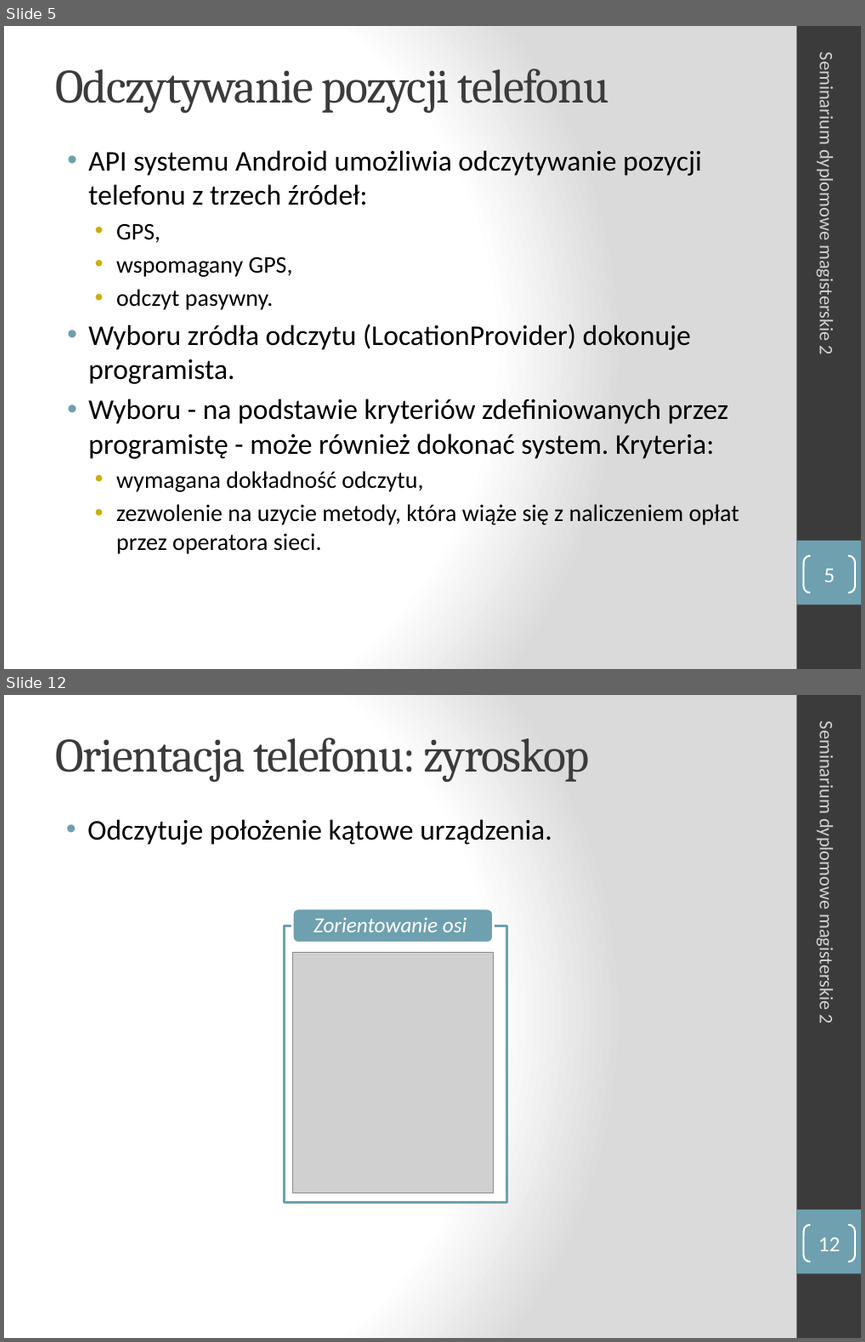
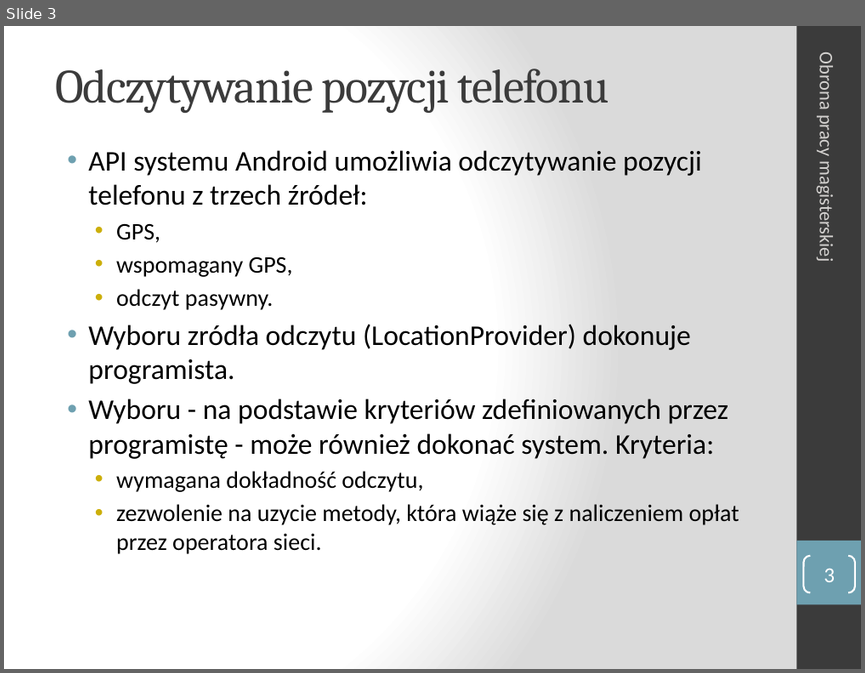
Before and after one commit to manisero/MasterThesis, a slide deck: thesis/presentation/presentation.pptx. Shown one above the other, each under a label of ours: slides 5 and 12 before the commit, slide 3 after it; the slides between them are not shown. The pictures are 865x1342 and 865x673 pixels, drawn with LibreOffice and Linux fonts; fonts in the diff are those of the drawing; grey boxes stand for pictures. Boxes give left, top, right and bottom in pixels: in the first picture for what was removed or moved away, otherwise in the second. Text is boxed around its words. In the diff, an @@ line names an element or a change of style, - is before the commit and + after.

```diff
--- a/thesis/presentation/presentation.pptx
+++ b/thesis/presentation/presentation.pptx
@@ slide 12 removed at (x1=4, y1=695, x2=861, y2=1338), background gradient #FFFFFF to #DADADA; not listed: 2 template elements that a slide beside it also shows @@
@@ title removed at (x1=55, y1=737, x2=590, y2=782) @@
-Orientacja telefonu: żyroskop
@@ text removed at (x1=815, y1=731, x2=838, y2=1023) @@
-Seminarium dyplomowe magisterskie 2
@@ text removed at (x1=87, y1=819, x2=551, y2=845) @@
-• Odczytuje położenie kątowe urządzenia.
@@ freeform shape removed at (x1=292, y1=908, x2=493, y2=942) @@
-Zorientowanie osi
@@ freeform shape removed at (x1=284, y1=925, x2=507, y2=1202) @@
@@ picture removed at (x1=292, y1=953, x2=493, y2=1193) @@
@@ page number removed at (x1=803, y1=1225, x2=855, y2=1261) @@
-12
@@ what was slide 5 is now slide 3 @@
@@ slide 3 changed as well @@
@@ text at (x1=815, y1=57, x2=838, y2=259): text changed @@
-Seminarium dyplomowe magisterskie 2
+Obrona pracy magisterskiej
@@ page number at (x1=823, y1=567, x2=834, y2=582): text changed @@
-5
+3
```
Also in this commit, not shown: 4 other slides changed, 1 slide added, 18 other slides removed, 1 other file.
